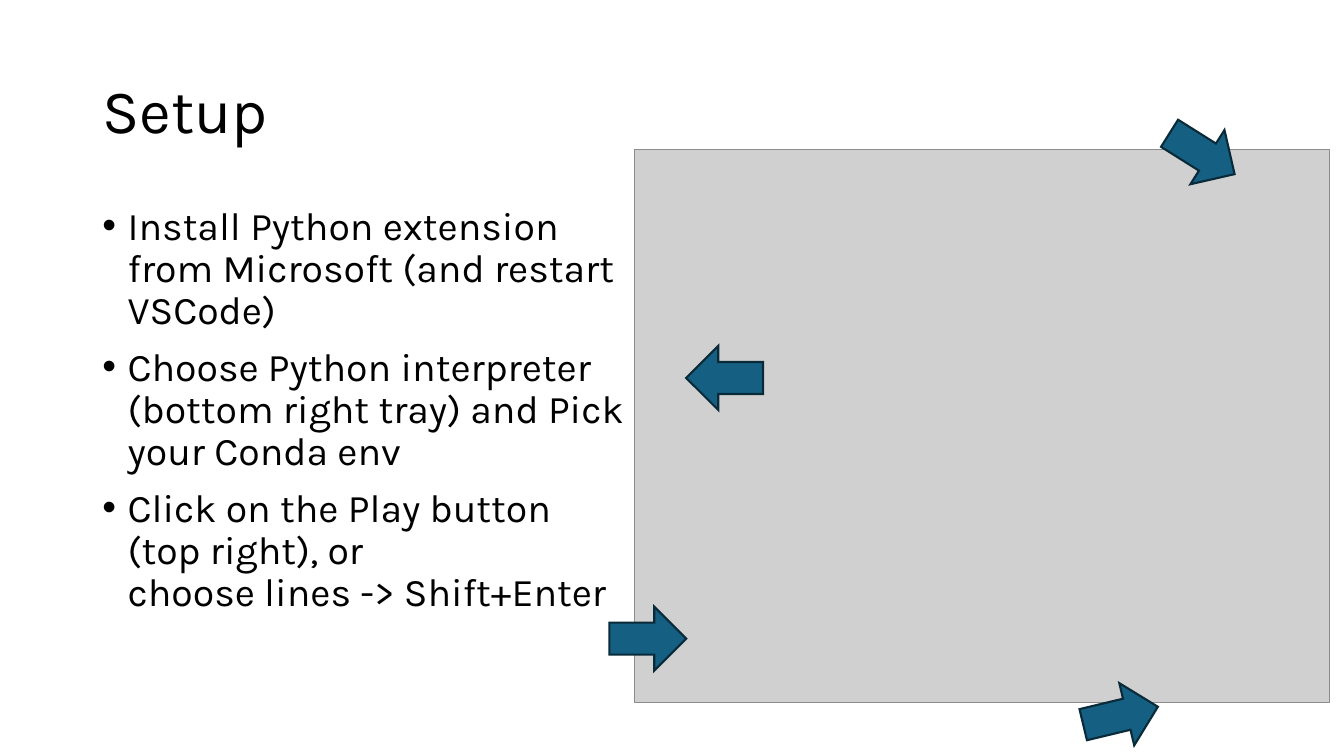
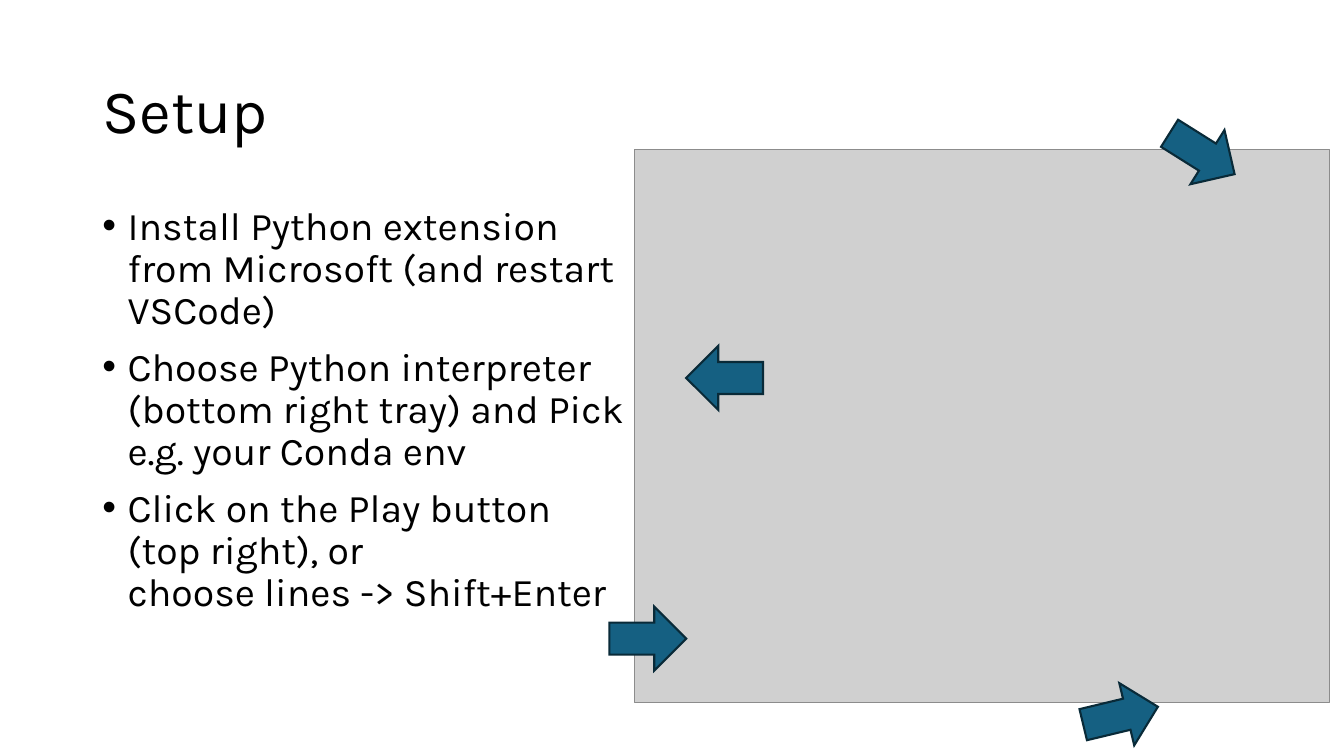
Before and after one commit to moravveji/python_intro_training, a slide deck: slide 30 of slides-pptx/02-Python_intro-Setup.pptx (slide 37 before the commit). Drawn at 1344x756 pixels with LibreOffice and Linux fonts; fonts in the diff are those of the drawing; grey boxes stand for pictures. Boxes give left, top, right and bottom in pixels: in the first picture for what was removed or moved away, otherwise in the second. Text is boxed around its words. In the diff, an @@ line names an element or a change of style, - is before the commit and + after.

```diff
--- a/slides-pptx/02-Python_intro-Setup.pptx
+++ b/slides-pptx/02-Python_intro-Setup.pptx
@@ text at (x1=128, y1=354, x2=624, y2=475): text changed @@
-• Choose Python interpreter (bottom right tray) and Pick your Conda env
+• Choose Python interpreter (bottom right tray) and Pick e.g. your Conda env
```
Also in this commit, not shown: 14 other slides changed, 1 slide added, 8 slides removed, 14 other files.
